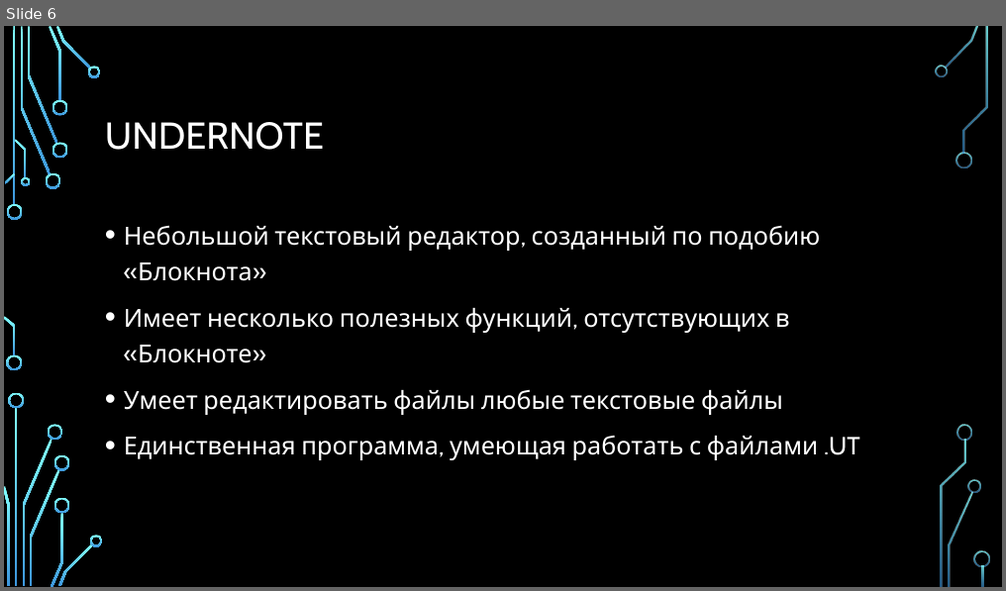
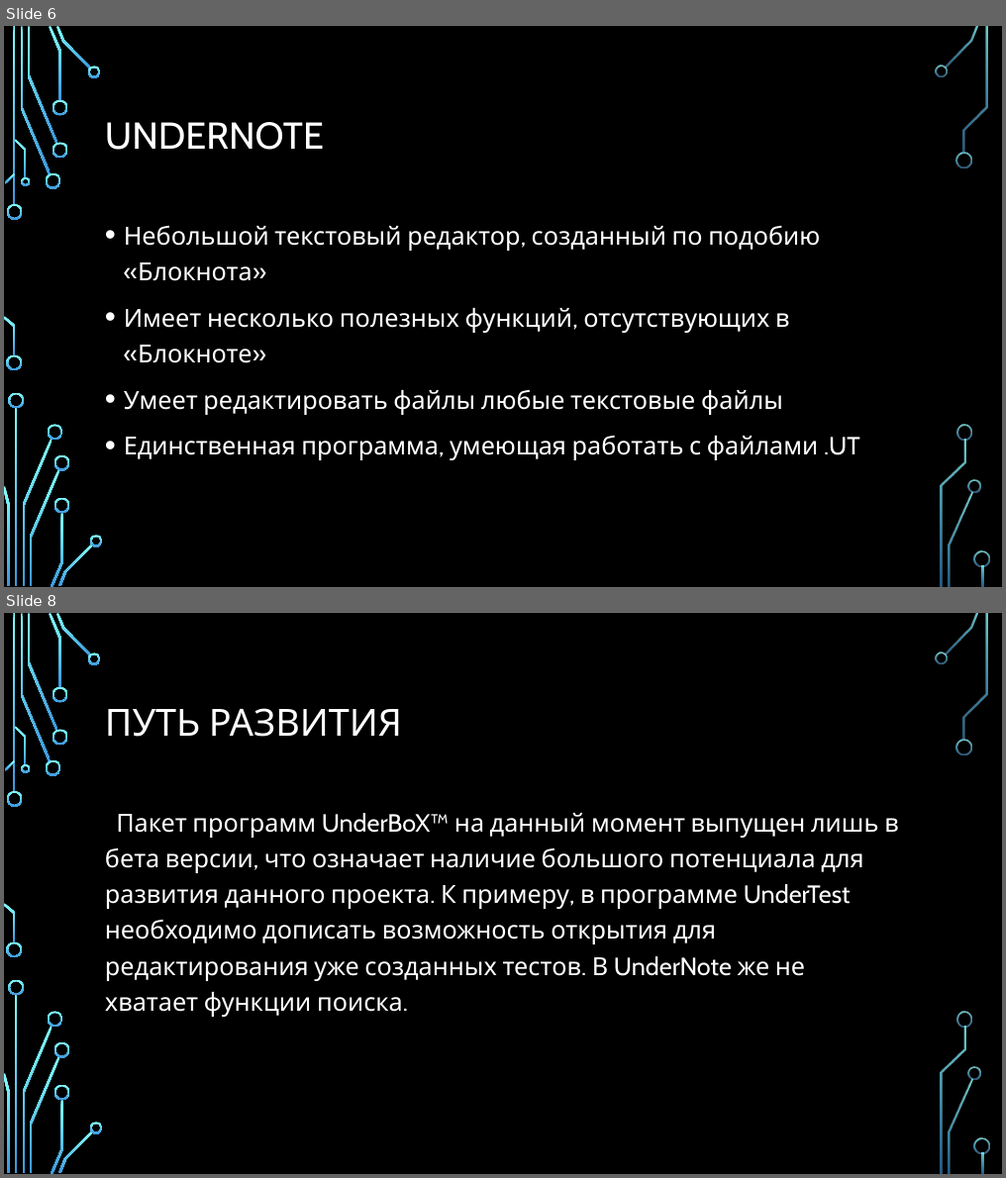
Before and after one commit to Akimeo/UnderTest, a slide deck: UnderBoX.pptx. Shown one above the other, each under a label of ours: slide 6 before the commit, slides 6 and 8 after it; the slides between them are not shown. The pictures are 1006x591 and 1006x1178 pixels, drawn with LibreOffice and Linux fonts; fonts in the diff are those of the drawing; background and template pictures are left out. Boxes give left, top, right and bottom in pixels: in the first picture for what was removed or moved away, otherwise in the second. Text is boxed around its words. In the diff, an @@ line names an element or a change of style, - is before the commit and + after.

```diff
--- a/UnderBoX.pptx
+++ b/UnderBoX.pptx
@@ slide 8 added at box(4, 613, 1002, 1174), background picture (left out); not listed: 36 template elements that a slide beside it also shows @@
@@ title added at box(105, 708, 402, 737), 36 pt, text #FFFFFF @@
+ПУТЬ РАЗВИТИЯ
@@ text added at box(105, 813, 899, 1017), 24 pt, text #FFFFFF @@
+Пакет программ UnderBoX™ на данный момент выпущен лишь в бета версии, что означает наличие большого потенциала для развития данного проекта. К примеру, в программе UnderTest необходимо дописать возможность открытия для редактирования уже созданных тестов. В UnderNote же не хватает функции поиска.
```
Also in this commit, not shown: 3 slides changed, 2 slides removed.
